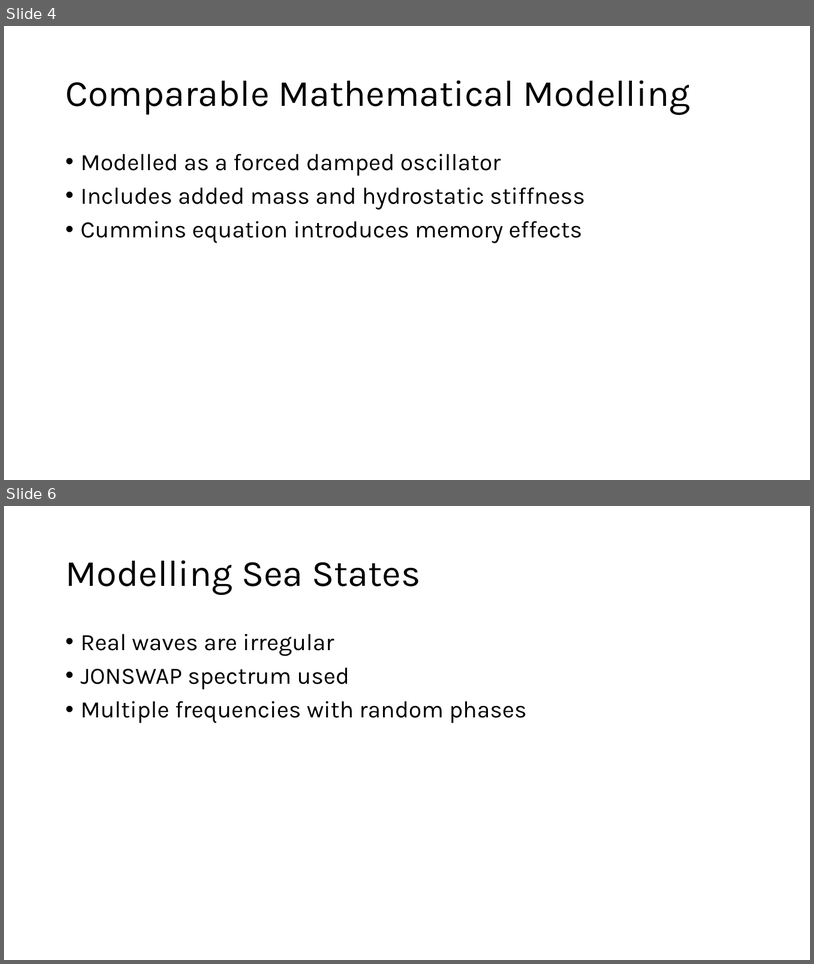
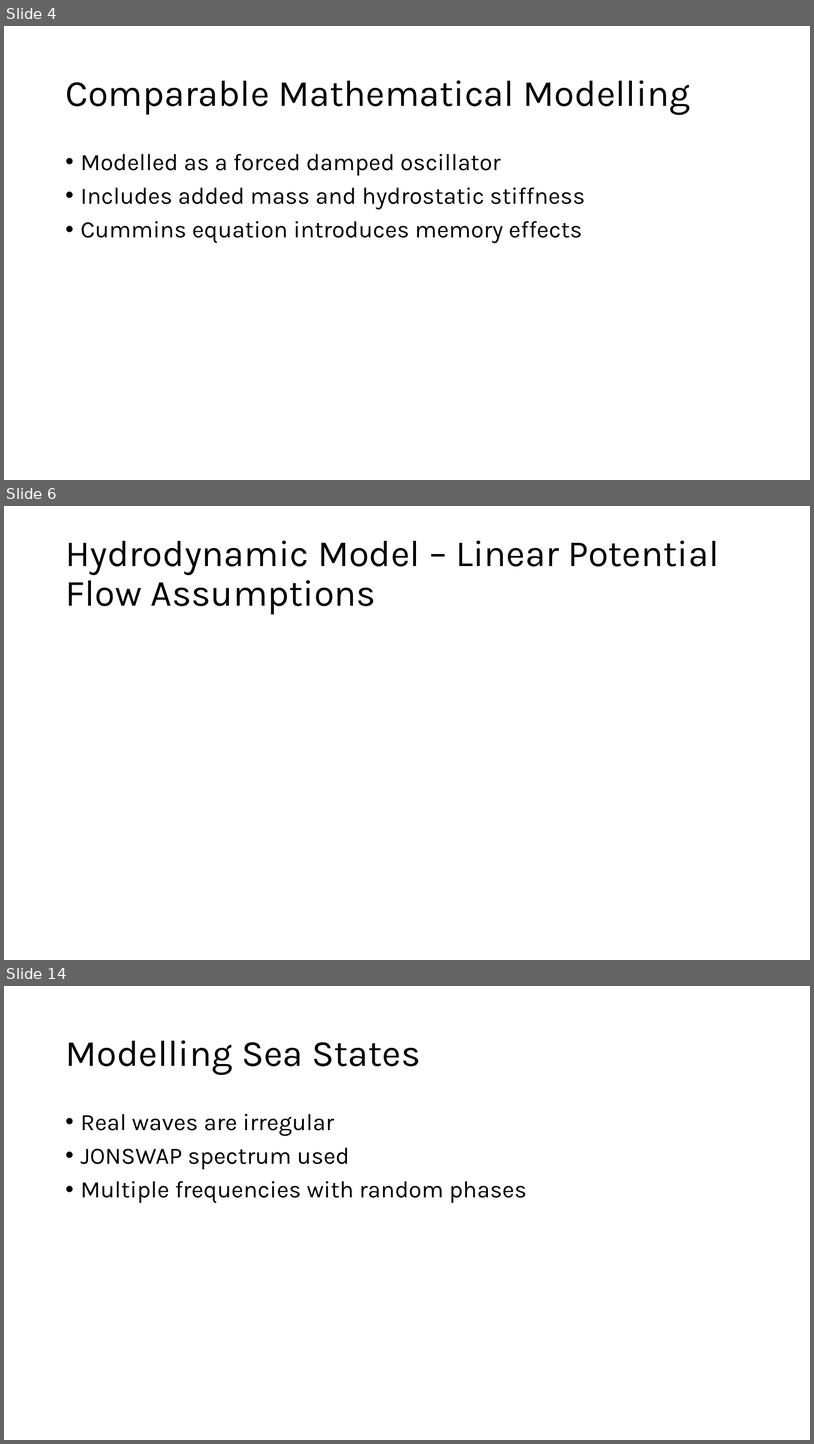
Before and after one commit to lbuckley-jpg/MDM2-Project-2, a slide deck: Presentation/wave_energy_presentation.pptx. Shown one above the other, each under a label of ours: slides 4 and 6 before the commit, slides 4, 6 and 14 after it; the slides between them are not shown. The pictures are 814x964 and 814x1444 pixels, drawn with LibreOffice and Linux fonts; fonts in the diff are those of the drawing; grey boxes stand for pictures. Boxes give left, top, right and bottom in pixels: in the first picture for what was removed or moved away, otherwise in the second. Text is boxed around its words. In the diff, an @@ line names an element or a change of style, - is before the commit and + after.

```diff
--- a/Presentation/wave_energy_presentation.pptx
+++ b/Presentation/wave_energy_presentation.pptx
@@ slide 6 added at [4, 506, 810, 960], background #FFFFFF @@
@@ title added at [65, 540, 719, 615], 44 pt, text #000000 @@
+Hydrodynamic Model – Linear Potential Flow Assumptions
@@ what was slide 6 is now slide 14 @@
```
Also in this commit, not shown: 6 slides changed, 11 other slides added, 1 slide removed, 4 other files.
